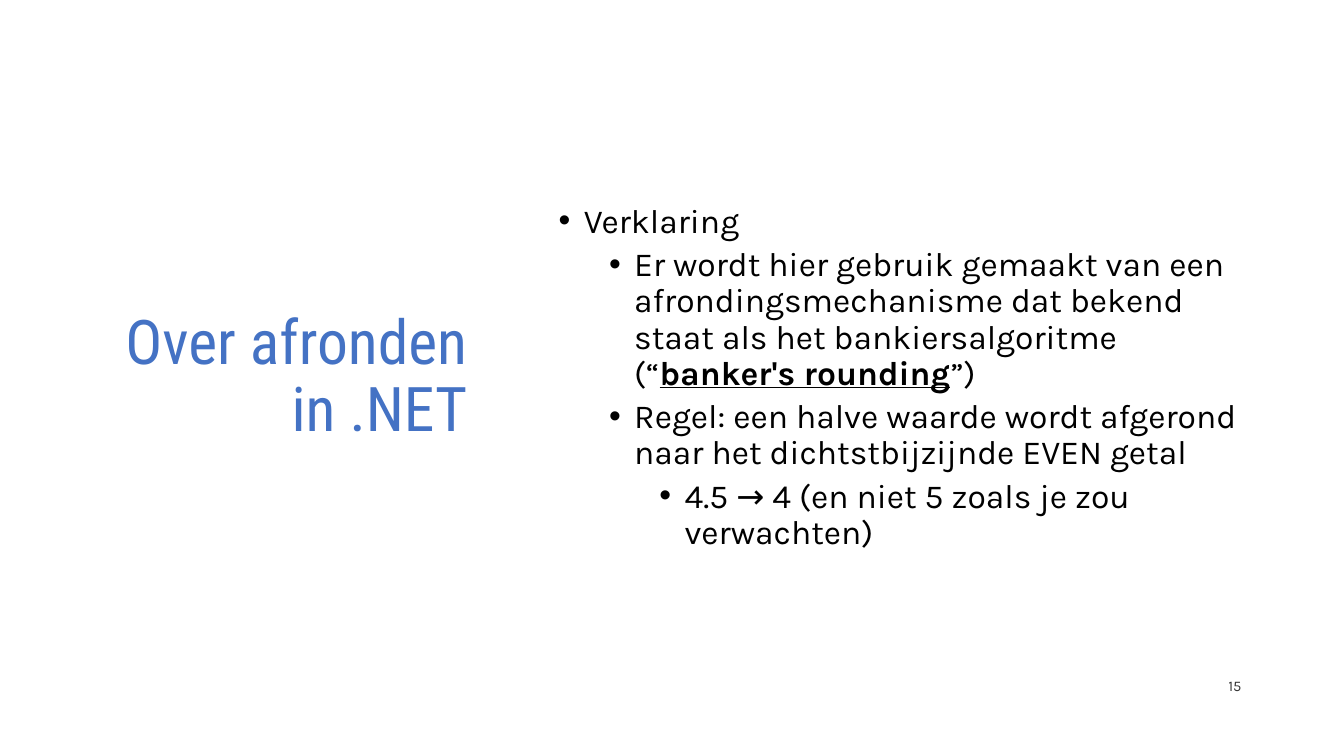
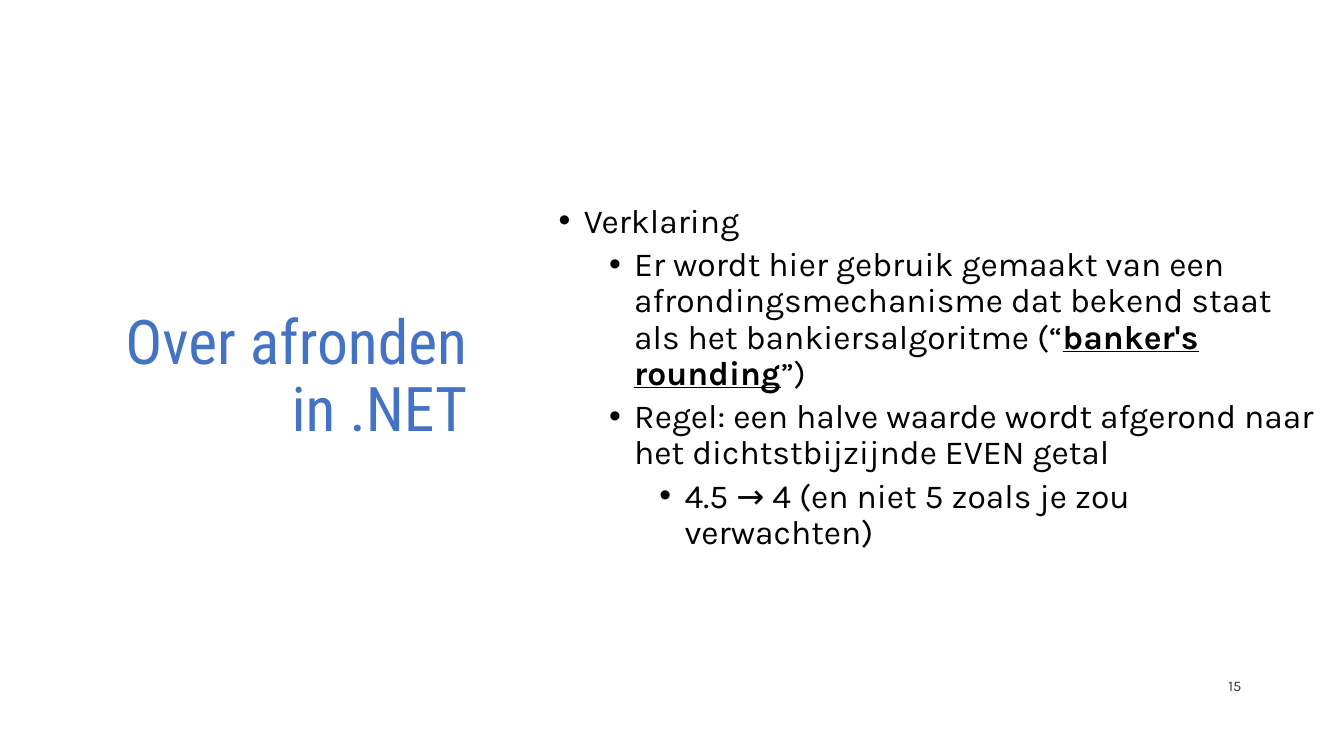
Before and after one commit to timdams/csharpbook, a slide deck: slide 15 of _SLIDES/2020/H4- Werken met data/H4_3-Math bib en berekeningen en random.pptx. Drawn at 1344x756 pixels with LibreOffice and Linux fonts; fonts in the diff are those of the drawing; background and template pictures are left out. Boxes give left, top, right and bottom in pixels: in the first picture for what was removed or moved away, otherwise in the second. Text is boxed around its words. In the diff, an @@ line names an element or a change of style, - is before the commit and + after.

```diff
--- a/_SLIDES/2020/H4- Werken met data/H4_3-Math bib en berekeningen en random.pptx
+++ b/_SLIDES/2020/H4- Werken met data/H4_3-Math bib en berekeningen en random.pptx
@@ text "Verklaring" rewrapped from (584, 210, 1236, 548) to (584, 210, 1313, 548) @@
```
Also in this commit, not shown: 6 other slides changed, 10 other files.
